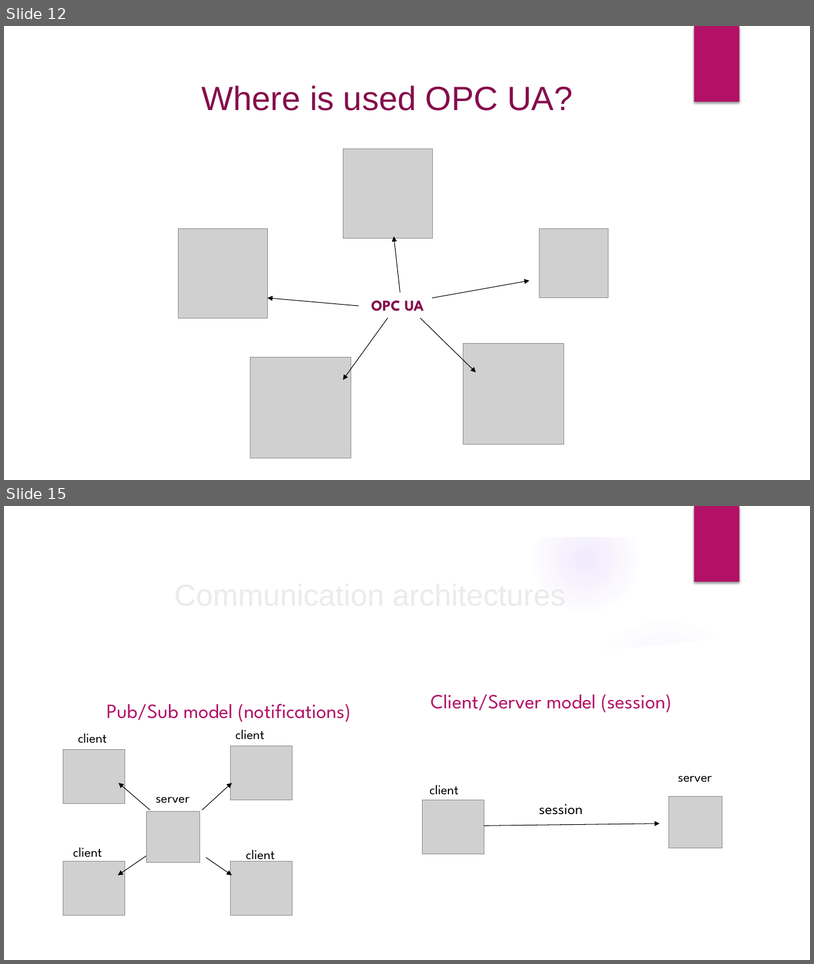
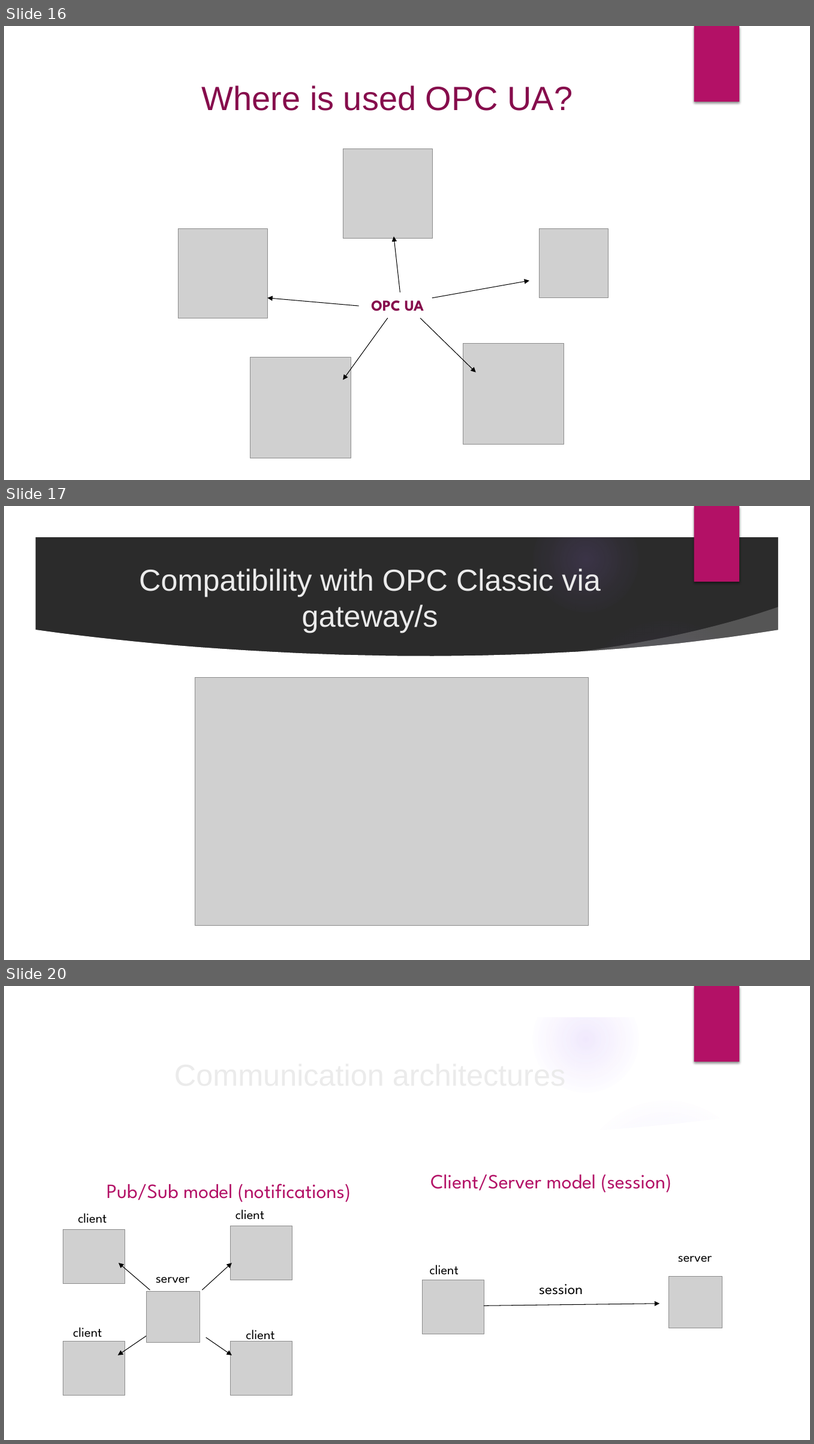
Before and after one commit to velizar92/TSK_Presentations, a slide deck: OPC UA.pptx. Shown one above the other, each under a label of ours: slides 12 and 15 before the commit, slides 16, 17 and 20 after it; the slides between them are not shown. The pictures are 814x964 and 814x1444 pixels, drawn with LibreOffice and Linux fonts; fonts in the diff are those of the drawing; grey boxes stand for pictures; background and template pictures are left out; a plain dark background stands for a picture behind light text. Boxes give left, top, right and bottom in pixels: in the first picture for what was removed or moved away, otherwise in the second. Text is boxed around its words. In the diff, an @@ line names an element or a change of style, - is before the commit and + after.

```diff
--- a/OPC UA.pptx
+++ b/OPC UA.pptx
@@ slide 17 added at (x1=4, y1=506, x2=810, y2=960), background picture (left out); not listed: 9 template elements that a slide beside it also shows @@
@@ title added at (x1=139, y1=568, x2=600, y2=633), 36 pt, text #EBEBEB @@
+Compatibility with OPC Classic via gateway/s
@@ picture added at (x1=195, y1=677, x2=589, y2=925) @@
@@ what was slide 12 is now slide 16 @@
@@ what was slide 15 is now slide 20 @@
```
Also in this commit, not shown: 10 slides changed, 5 other slides added.
